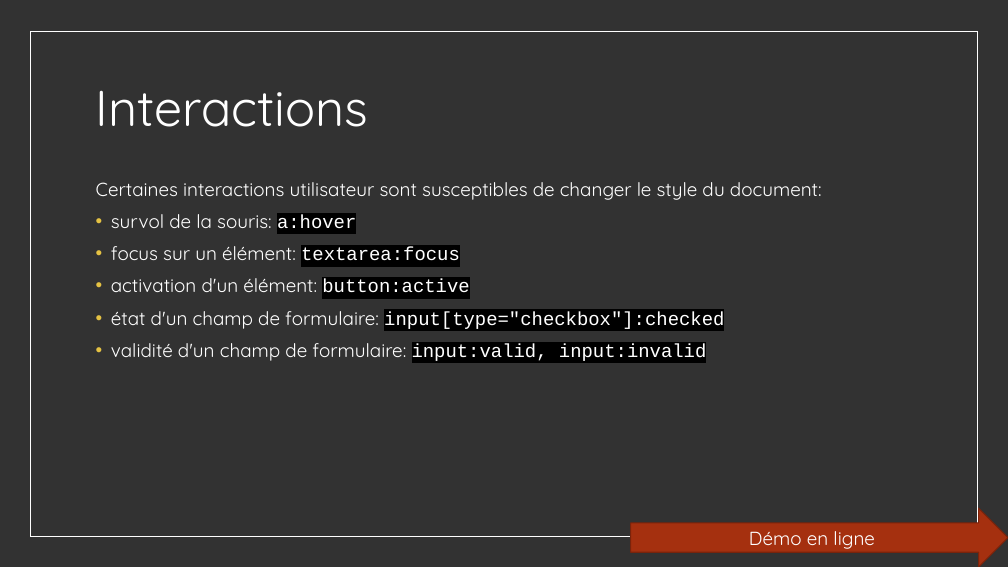
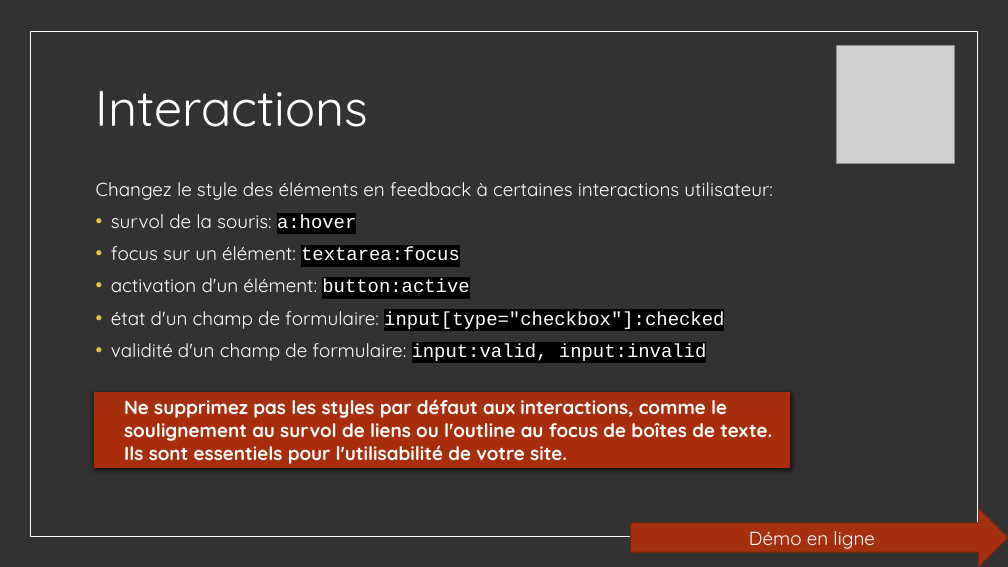
Before and after one commit to worldline/html-css-training, a slide deck: slide 18 of presenter_fr.pptx (slide 16 before the commit). Drawn at 1008x567 pixels with LibreOffice and Linux fonts; fonts in the diff are those of the drawing; grey boxes stand for pictures. Boxes give left, top, right and bottom in pixels: in the first picture for what was removed or moved away, otherwise in the second. Text is boxed around its words. In the diff, an @@ line names an element or a change of style, - is before the commit and + after.

```diff
--- a/presenter_fr.pptx
+++ b/presenter_fr.pptx
@@ picture added at (x1=836, y1=46, x2=954, y2=164) @@
@@ text at (x1=96, y1=182, x2=772, y2=200): text changed @@
-Certaines interactions utilisateur sont susceptibles de changer le style du document:
+Changez le style des éléments en feedback à certaines interactions utilisateur:
@@ rectangle added at (x1=94, y1=392, x2=790, y2=469), fill gradient #A5300F to #A82E0B to #A72D0B, 18 pt, text #FFFFFF, bold @@
+  Ne supprimez pas les styles par défaut aux interactions, comme le soulignement au survol de liens ou l'outline au focus de boîtes de texte.
+  Ils sont essentiels pour l'utilisabilité de votre site.
```
Also in this commit, not shown: 4 other slides changed, 8 slides added, 18 other files.
